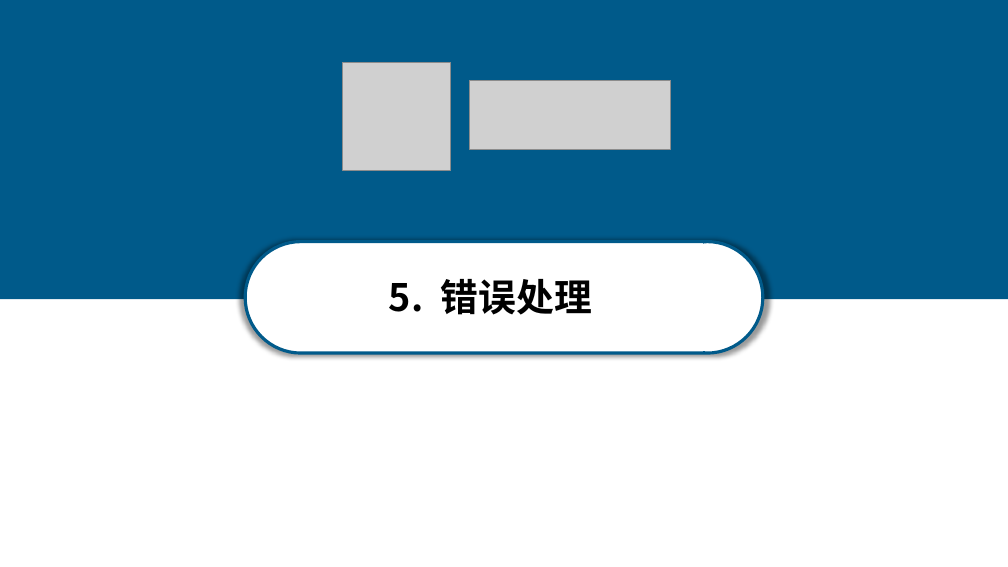
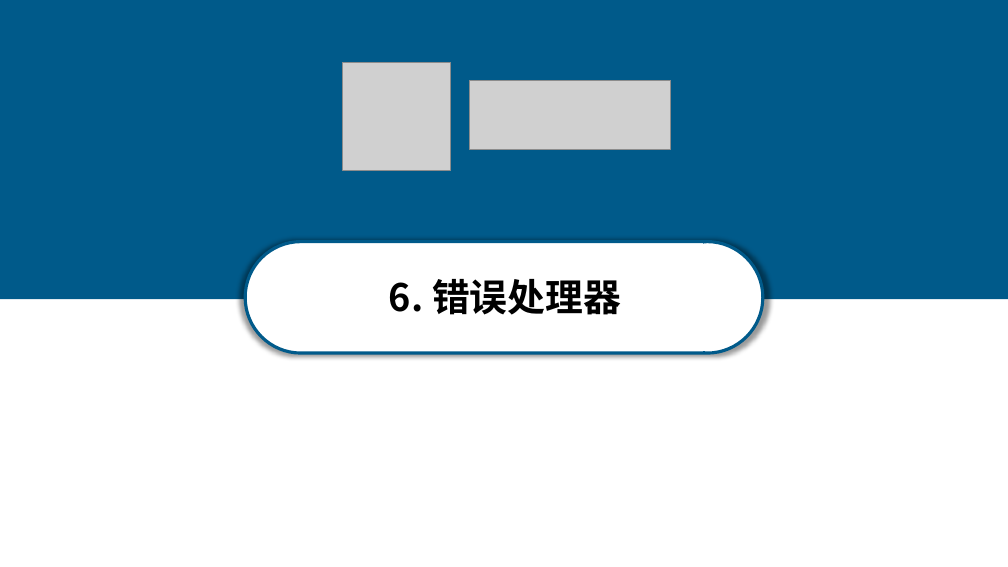
Before and after one commit to anxi710/compiler-principle-project, a slide deck: slide 26 of report/compiler_ppt.pptx (slide 24 before the commit). Drawn at 1008x567 pixels with LibreOffice and Linux fonts; fonts in the diff are those of the drawing; grey boxes stand for pictures. Boxes give left, top, right and bottom in pixels: in the first picture for what was removed or moved away, otherwise in the second. Text is boxed around its words. In the diff, an @@ line names an element or a change of style, - is before the commit and + after.

```diff
--- a/report/compiler_ppt.pptx
+++ b/report/compiler_ppt.pptx
@@ text at [389,279,621,315]: text changed @@
-5. 错误处理
+6. 错误处理器
```
Also in this commit, not shown: 10 other slides changed, 5 slides added.
